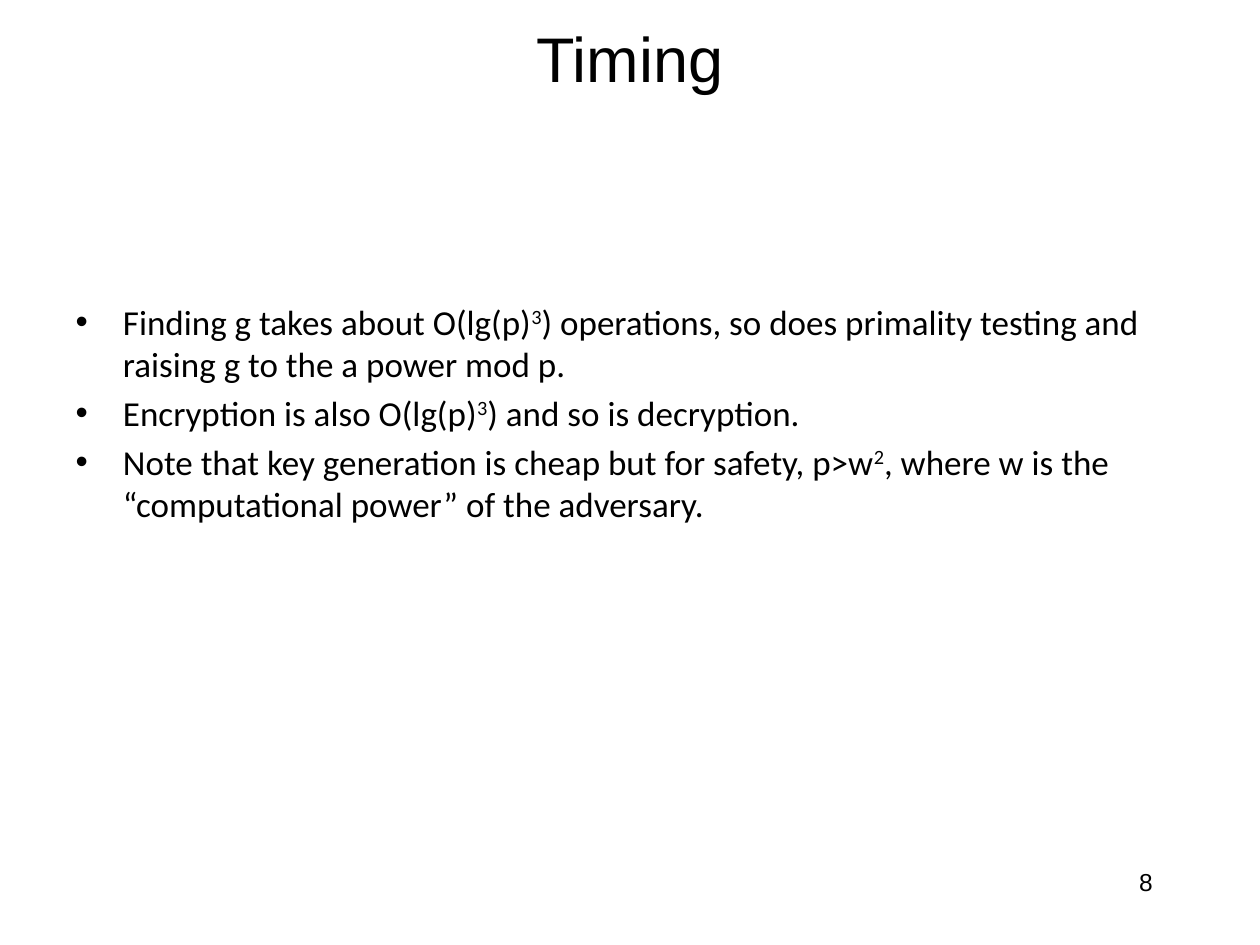
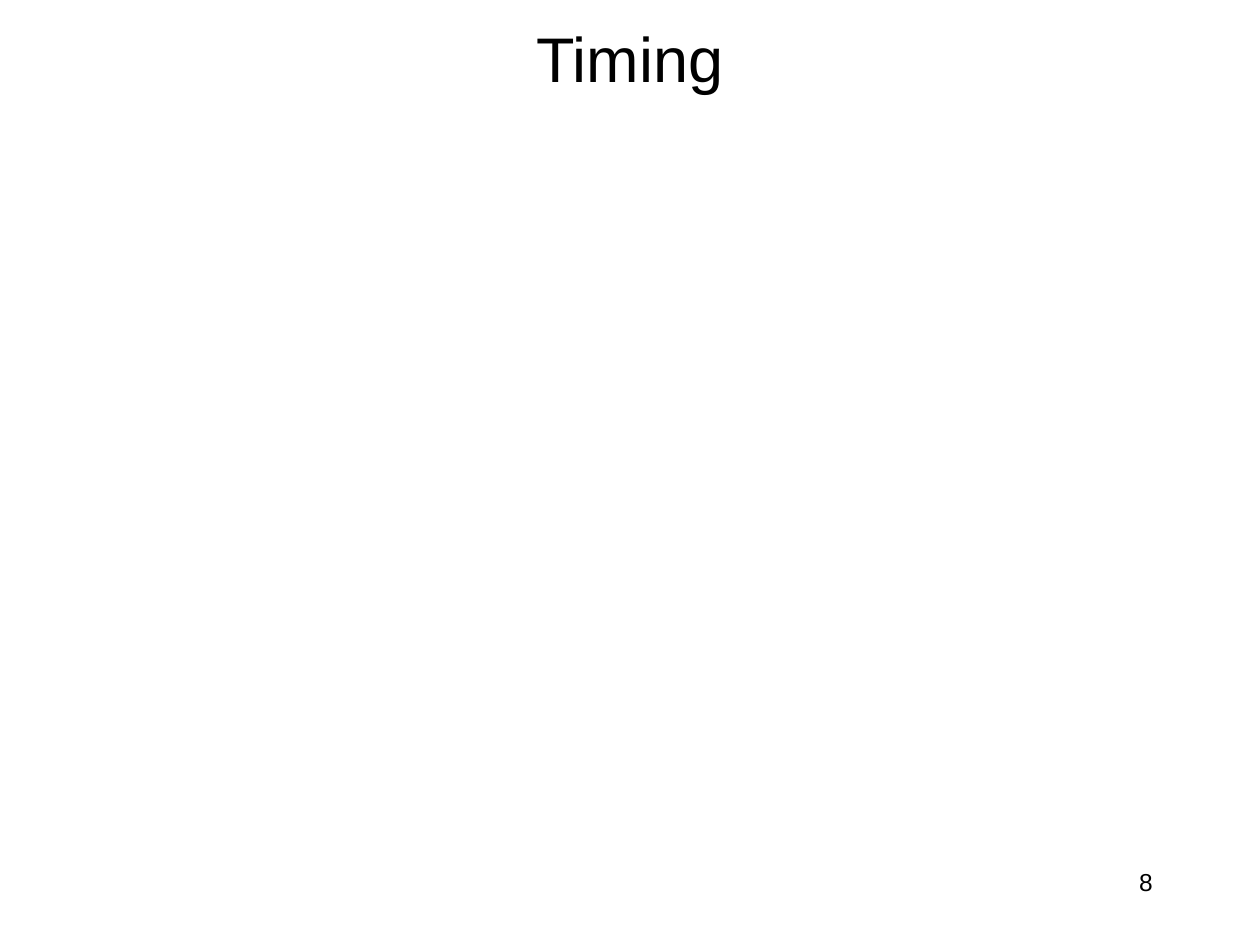
Before and after one commit to jlmucb/class_notes, a slide deck: slide 8 of BerkeleyClass/CS290Spring2013/Lectures/Cryptoclass8.pptx. Drawn at 1260x945 pixels with LibreOffice and Linux fonts; fonts in the diff are those of the drawing; grey boxes stand for pictures. Boxes give left, top, right and bottom in pixels: in the first picture for what was removed or moved away, otherwise in the second. Text is boxed around its words. In the diff, an @@ line names an element or a change of style, - is before the commit and + after.

```diff
--- a/BerkeleyClass/CS290Spring2013/Lectures/Cryptoclass8.pptx
+++ b/BerkeleyClass/CS290Spring2013/Lectures/Cryptoclass8.pptx
@@ text removed at bbox=[123, 309, 1139, 523] @@
-• Finding g takes about O(lg(p)3) operations, so does primality testing and raising g to the a power mod p.
-• Encryption is also O(lg(p)3) and so is decryption.
-• Note that key generation is cheap but for safety, p>w2, where w is the “computational power” of the adversary.
```
Also in this commit, not shown: 7 other slides changed, 1 other file.
